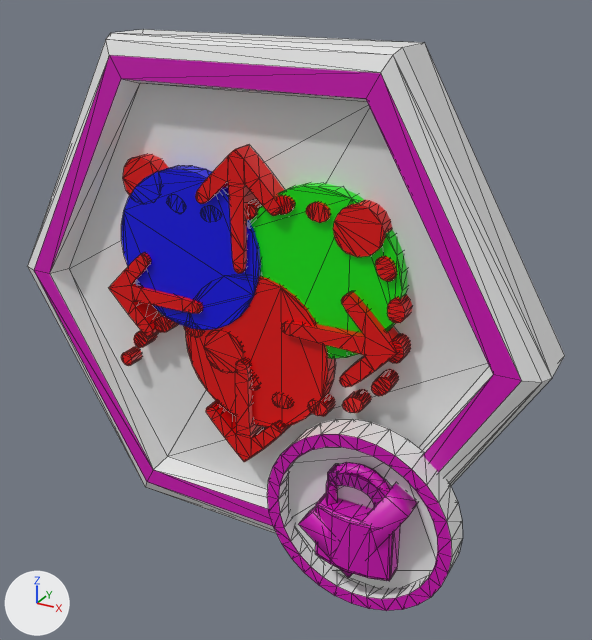
What one commit did to the COLLADA model Graph/Models/old/hamiltonian_complete.dae.
One viewpoint serves both versions: a 50 mm camera at (1.36, -2.32, 1.08) aimed at (0.14, -0.1, -0.03). Lighting does not change. The marker at lower left points along +X, +Y and +Z. Mesh edges are drawn as thin lines. Where no turn or scale is listed for an object, it has been applied to the vertices. Vertices at the same position are counted once.

Names of what the first picture shows: 'Lock', 'Planar', 'Question', 'kColor', 'node'.
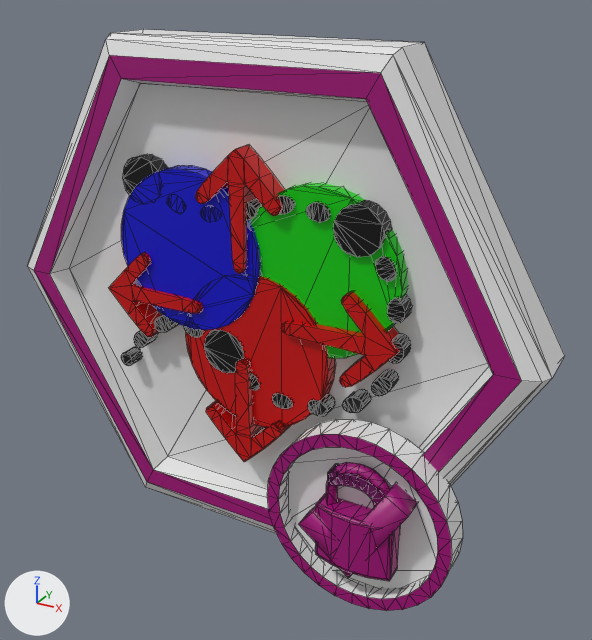
Commit message: Fixed the colors on level select

The edits, one by one:
Material 'Material_002' (mat_material_002) changes colour from green #00e700 to green #00cc00; in linear values from (0.0, 0.8, 0.0) to (0.0, 0.604, 0.0).
Material 'Material_003' (mat_material_003) changes colour from blue #0000e7 to blue #0000cc; in linear values from (0.0, 0.0, 0.8) to (0.0, 0.0, 0.604).
Material 'Material' (mat_material) changes colour from red #e70000 to red #cc0000; in linear values from (0.8, 0.0, 0.0) to (0.604, 0.0, 0.0).
Material 'Material_001' (mat_material_001) changes colour from pink #d100b7 to pink #a30079; in linear values from (0.64, 0.0000724, 0.476) to (0.367, 0.0, 0.192).
Material 'Material_005' (mat_material_005) changes colour from red #e70000 to black #000000; in linear values from (0.8, 0.0, 0.0) to (0.0, 0.0, 0.0).
Material 'Material_001_002' (mat_material_001_002) changes colour from pink #d100b7 to pink #a30079; in linear values from (0.64, 0.0000724, 0.476) to (0.367, 0.0, 0.192).
Material 'Handle1Mtl' (mat_handle1mtl) changes colour from pink #ab0e9d to dark purple #680156; in linear values from (0.407, 0.00448, 0.339) to (0.138, 0.000347, 0.0938).
Material 'Material_004' (mat_material_004) changes colour from red #e70000 to red #cc0000; in linear values from (0.8, 0.0, 0.0) to (0.604, 0.0, 0.0).
me_handle1 has 92 vertices, 176 faces and spans x 0.372..0.595, y -0.31..-0.252, z -0.739..-0.358.
me_handle1 is used by ob_question; location (0.0, 0.0, -0.061).
me_handle1 part 1: edges marked sharp go from 0 to 104.

Changed parts and their boxes [x1, y1, x2, y2] in the pictures (592 x 640 px):
'node', recoloured: [27, 30, 564, 611] in both
'kColor', recoloured: [121, 166, 407, 427] in both
'Planar', recoloured: [109, 145, 400, 462] in both
'Lock', recoloured (pink to purple): [315, 462, 400, 581] in both
'Question', recoloured, shading changed: [327, 464, 391, 507] in both
